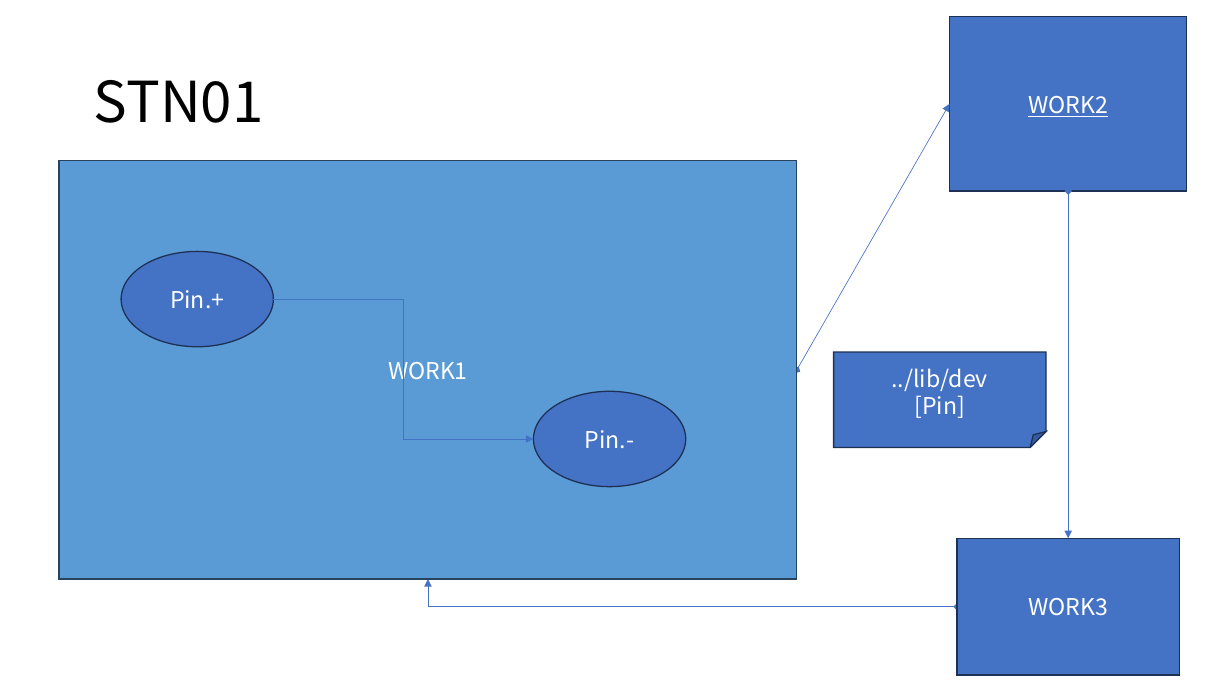
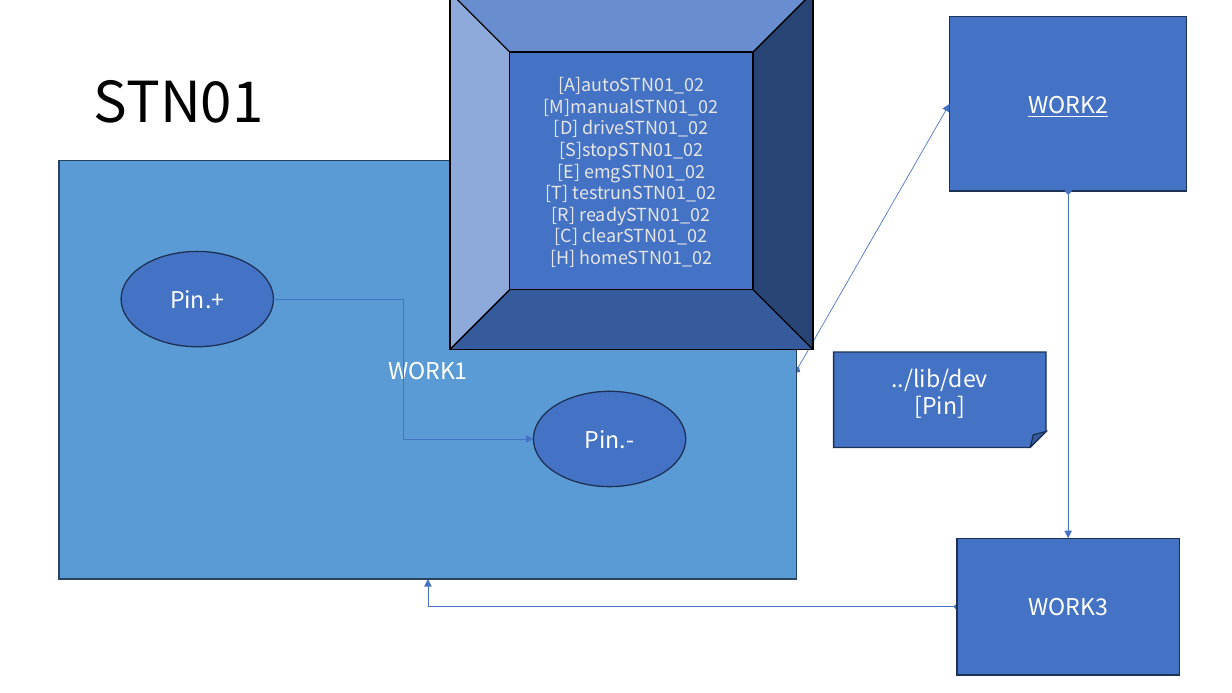
Before and after one commit to DualsoftDev/ds, a slide deck: slide 2 of DsDotNet/src/UnitTest/UnitTest.Model/ImportOfficeExample/exportDS/testA/testMy/my.pptx. Drawn at 1232x693 pixels with LibreOffice and Linux fonts; fonts in the diff are those of the drawing. Boxes give left, top, right and bottom in pixels: in the first picture for what was removed or moved away, otherwise in the second. Text is boxed around its words. In the diff, an @@ line names an element or a change of style, - is before the commit and + after.

```diff
--- a/DsDotNet/src/UnitTest/UnitTest.Model/ImportOfficeExample/exportDS/testA/testMy/my.pptx
+++ b/DsDotNet/src/UnitTest/UnitTest.Model/ImportOfficeExample/exportDS/testA/testMy/my.pptx
@@ bevel added at box(450, 0, 813, 350), fill #4472C4, outline #000000 1 pt, 14 pt, text #E7E6E6 @@
+[A]autoSTN01_02
+[M]manualSTN01_02
+[D] driveSTN01_02
+[S]stopSTN01_02
+[E] emgSTN01_02
+[T] testrunSTN01_02
+[R] readySTN01_02
+[C] clearSTN01_02
+[H] homeSTN01_02
```
Also in this commit, not shown: 3 other slides changed, 8 other files.
